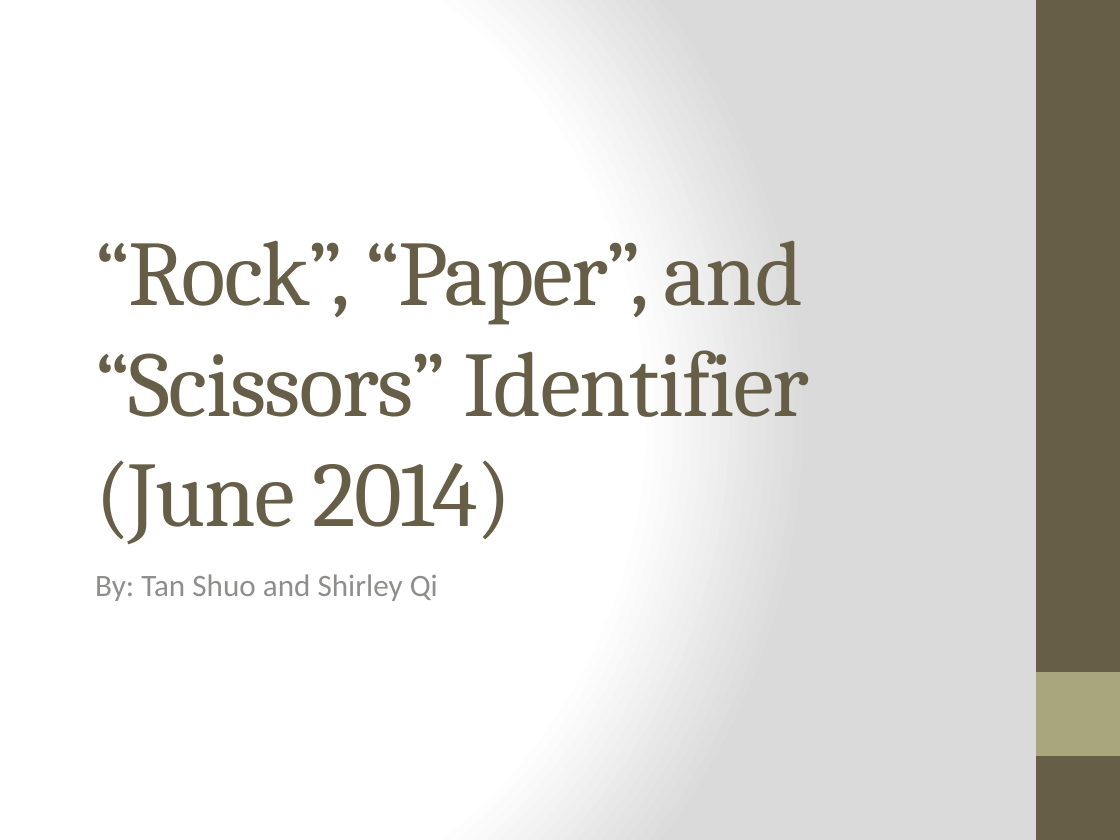
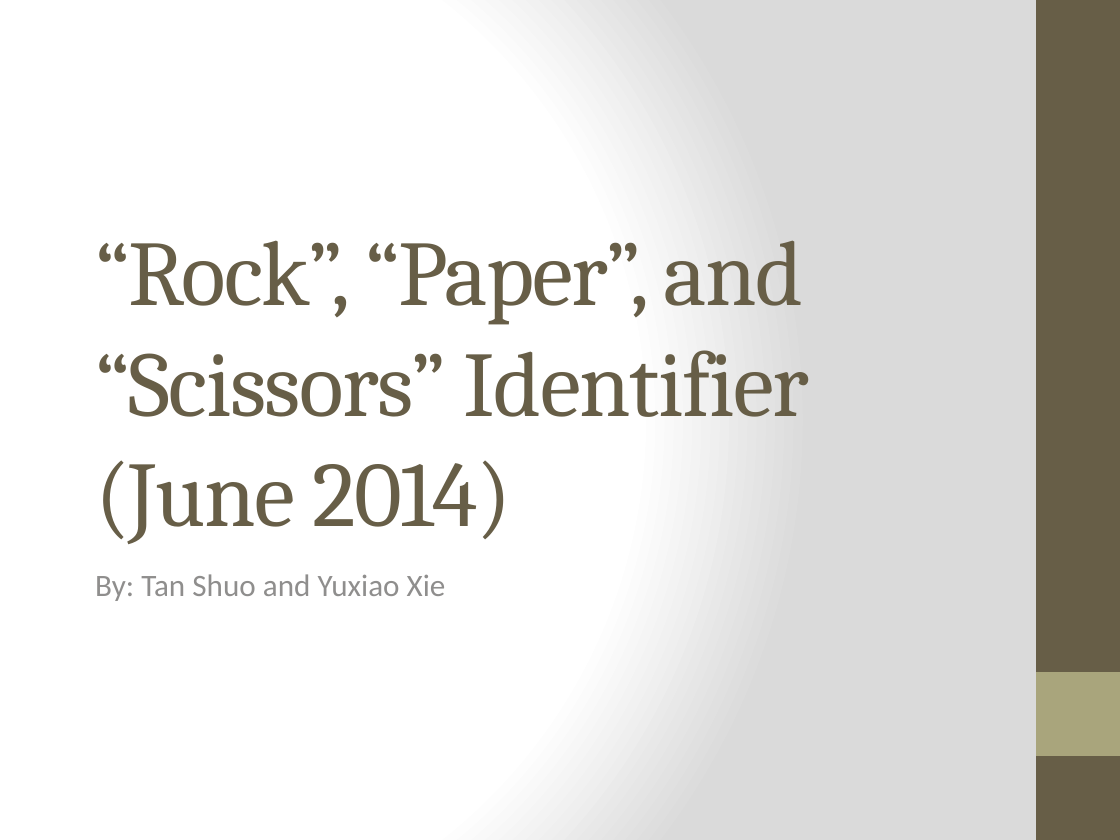
Before and after one commit to rebelyx/RockPaperScissorsIdentifier, a slide deck: slide 1 of Final Presentation.pptx. Drawn at 1120x840 pixels with LibreOffice and Linux fonts; fonts in the diff are those of the drawing. Boxes give left, top, right and bottom in pixels: in the first picture for what was removed or moved away, otherwise in the second. Text is boxed around its words. In the diff, an @@ line names an element or a change of style, - is before the commit and + after.

```diff
--- a/Final Presentation.pptx
+++ b/Final Presentation.pptx
@@ subtitle at [95,574,446,601]: text changed @@
-By: Tan Shuo and Shirley Qi
+By: Tan Shuo and Yuxiao Xie
```
Also in this commit, not shown: 5 other slides changed, 1 other file.
